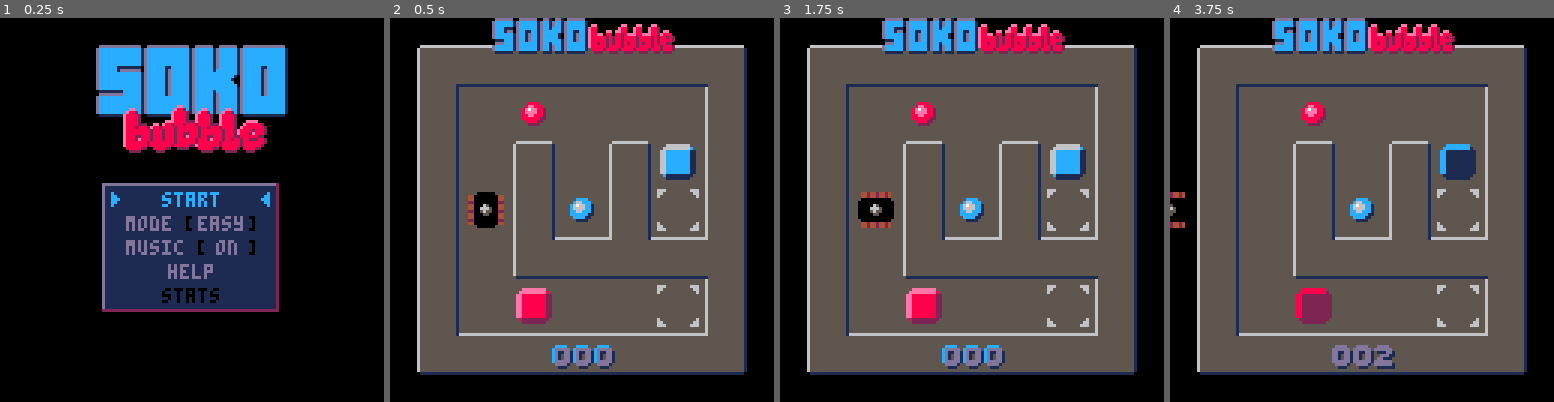
Above: before the commit, frames 1-4 (left to right).
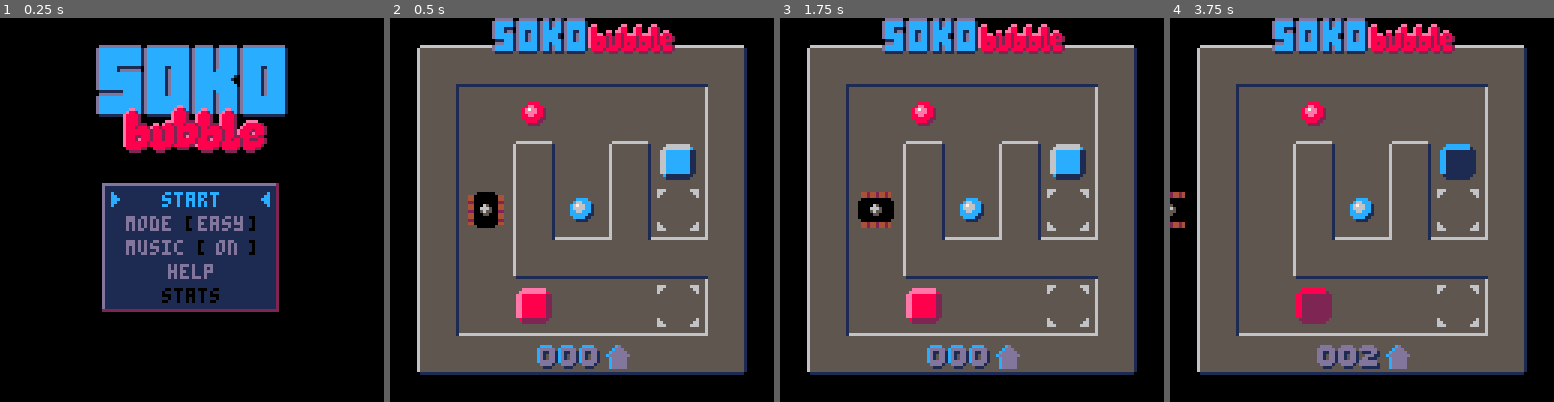
Above: after the commit, the same moments.

Repository: erwinbonsma/SokoBubbleP8
Game: PICO-8 cartridge sokobubble.p8
Two runs of this game, one before a commit and one after it. Both use one fixed random seed, a clock stepped at 60 frames per second and the inputs below.
Inputs:
- Up to frame 1 (0.25 s): no input
- Up to frame 2 (0.5 s): tap X (X key) at 0.33 s
- Up to frame 3 (1.75 s): tap O (Z key) at 0.7, 1.7 s; tap X (X key) at 1.07 s; hold Right from 1.6 s (still down)
- Up to frame 4 (3.75 s): tap X (X key) at 1.85, 2.97 s; release Right at 2.1 s; tap O (Z key) every 0.4 s from 2.1 to 3.7 s; hold Up 2.15-2.42 s; hold Right 2.47-3.03 s; hold Left 3.08-3.58 s; hold Down from 3.63 s (still down)

Frame 1 is identical in both runs. In frame 2, 1.2% of the frame differs, in the area x 38-63%, y 85-92%; in frame 3, 1.2%; in frame 4, 1.1%.

Commit message:
Add global HOF table

Diff:
--- a/sokobubble.p8
+++ b/sokobubble.p8
@@ -721,6 +721,8 @@
 function statsview:new()
  local o=new_object(self)
 
+ o.global=false
+
  return o
 end
 
@@ -728,6 +730,11 @@
  if btnp(❎) then
   self.hide_callback()
  end
+ if hof and (
+  btnp(⬅️) or btnp(➡️)
+ ) then
+  self.global=not self.global
+ end
 end
 
 function statsview:draw()
@@ -737,22 +744,44 @@
 
  rect3d(1,20,126,121,1,13,2)
 
+ local draw_entry=function(
+  idx,name,score
+ )
+  local x=((idx-1)\12)*64
+  local y=((idx-1)%12)*7+22
+  print(
+   ""..idx.."."..name,
+   x+6-(idx>=10 and 4 or 0),y,13
+  )
+  local s=""..score
+  print(s,x+62-#s*4,y,13)
+ end
+
+ local total=0
  for i=1,#level_defs-1 do
-  local x=((i-1)\12)*64
-  local y=((i-1)%12)*7+22
-  print(
-   ""..i.."."..
-   level_defs[i].name,
-   x+6-(i>=10 and 4 or 0),y,13
-  )
-  local s="".._stats:get_hi(i)
-  print(s,x+62-#s*4,y,13)
- end
-
- local s="".._stats.total
+  local name,score
+  if self.global then
+   name=hof[i][1]
+   score=hof[i][2]
+  else
+   name=level_defs[i].name
+   score=_stats:get_hi(i)
+  end
+  draw_entry(i,name,score)
+  total+=score
+ end
+
+ local s=""..total
  printbig(s,66,109,12)
  print("total",42,108,12)
  print("moves",42,115,12)
+
+ spr(142,10,107,1,2)
+ spr(143,30,107,1,2)
+ spr(
+  self.global and 11 or 10,
+  20,110
+ )
 end
 
 helpview={}
@@ -1527,6 +1556,14 @@
  local y=53+8*self.nrows
 
  local hi=stats:get_hi(self.idx)
+ local global=false
+ if hof then
+  if hof_total<=hi then
+   global=true
+   hi=hof_total
+  end
+ end
+
  pal(6,13)
  pal(5,1)
  if (
@@ -1539,6 +1576,12 @@
   pal(7,13)
  end
 
+ if hof then
+  x+=5
+  spr(global and 11 or 10,x,y)
+  x-=10
+ end
+
  for i=1,3 do
   local digit=s%10
   spr(
@@ -1653,6 +1697,12 @@
  _statsview=statsview:new()
  _helpview=helpview:new()
 
+ hof=dummy_hof()
+ hof_total=0
+ for k,v in pairs(hof) do
+  hof_total+=v[2]
+ end
+
  --disable btnp auto-repeat
  --to use custom hold logic
  poke(0x5f5c,255)
@@ -1890,15 +1940,24 @@
   self.anim=lvl:update()
  end
 end
+-->8
+function dummy_hof()
+ local hof={}
+ for i=1,#level_defs do
+  add(hof,{"---",999})
+ end
+ hof[1]={"erb",23}
+ return hof
+end
 __gfx__
-00000000000000000000000000000000000000000000000000000000000000000000000000000000000000000000000000999900000000000000000000000000
-00000000000000000000000000000000000000000000000000000000000000000000000000000000000000000000000009aa9990000600000000030008000800
-0070070088778877000000000000000000000000000000000000000000000000000000000000000000000000000000009a7aa994000660000000330000808000
-0007700088778877000000000000000000000000000000000000000000000000000000000000000000000000000000009aaaa994066666000303300000080000
-00077000000000000000000000000000000000000000000000000000000000000000000000000000000000000000000099aa9994000660000333000000808000
-00700700000000000000000000000000000000000000000000000000000000000000000000000000000000000000000099999944000600000030000008000800
-00000000000000000000000000000000000000000000000000000000000000000000000000000000000000000000000009999440000000000000000000000000
-00000000000000000000000000000000000000000000000000000000000000000000000000000000000000000000000000444400000000000000000000000000
+00000000000000000000000000000000000000000000000000000000000000000000000000000000000cd000003ccc0000999900000000000000000000000000
+0000000000000000000000000000000000000000000000000000000000000000000000000000000000cddd0003ccccc009aa9990000600000000030008000800
+007007008877887700000000000000000000000000000000000000000000000000000000000000000cddddd0333ccccc9a7aa994000660000000330000808000
+00077000887788770000000000000000000000000000000000000000000000000000000000000000cddddddd333ccc3c9aaaa994066666000303300000080000
+000770000000000000000000000000000000000000000000000000000000000000000000000000000cddddd0c3cc3ccc99aa9994000660000333000000808000
+007007000000000000000000000000000000000000000000000000000000000000000000000000000cddddd0ccc333cc99999944000600000030000008000800
+000000000000000000000000000000000000000000000000000000000000000000000000000000000cddddd00cc33cc009999440000000000000000000000000
+000000000000000000000000000000000000000000000000000000000000000000000000000000000cddddd000cccc0000444400000000000000000000000000
 ffffff6666ffffff5555555f0000000000000000000000000000000006555555555555f006555555555555f00077770000077000007777000077770000770770
 fffff655555fffff5555555f0000000000066666666660000000000006555555555555f666555555555555f00766666000766500076666600766666000765665
 ffff65555555ffff555555f000000000066555555555555000000000065555555555555555555555555555f00765566500666500005556650765566507655665
